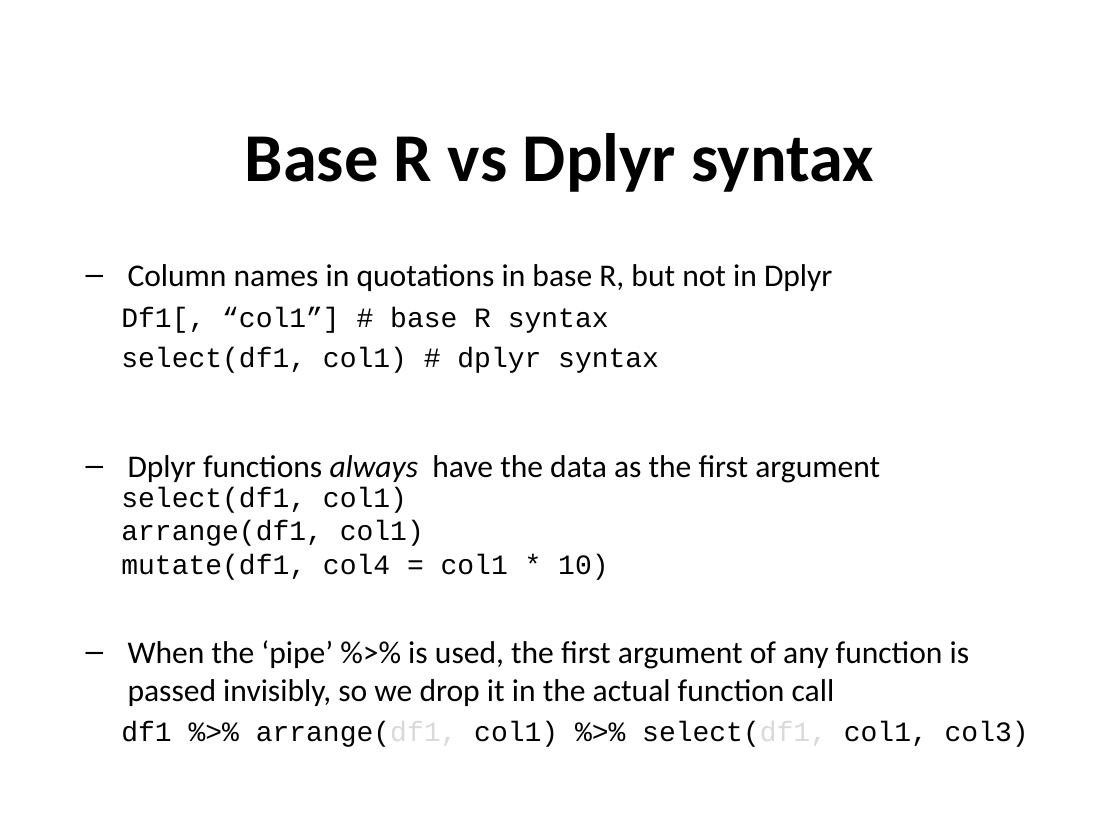
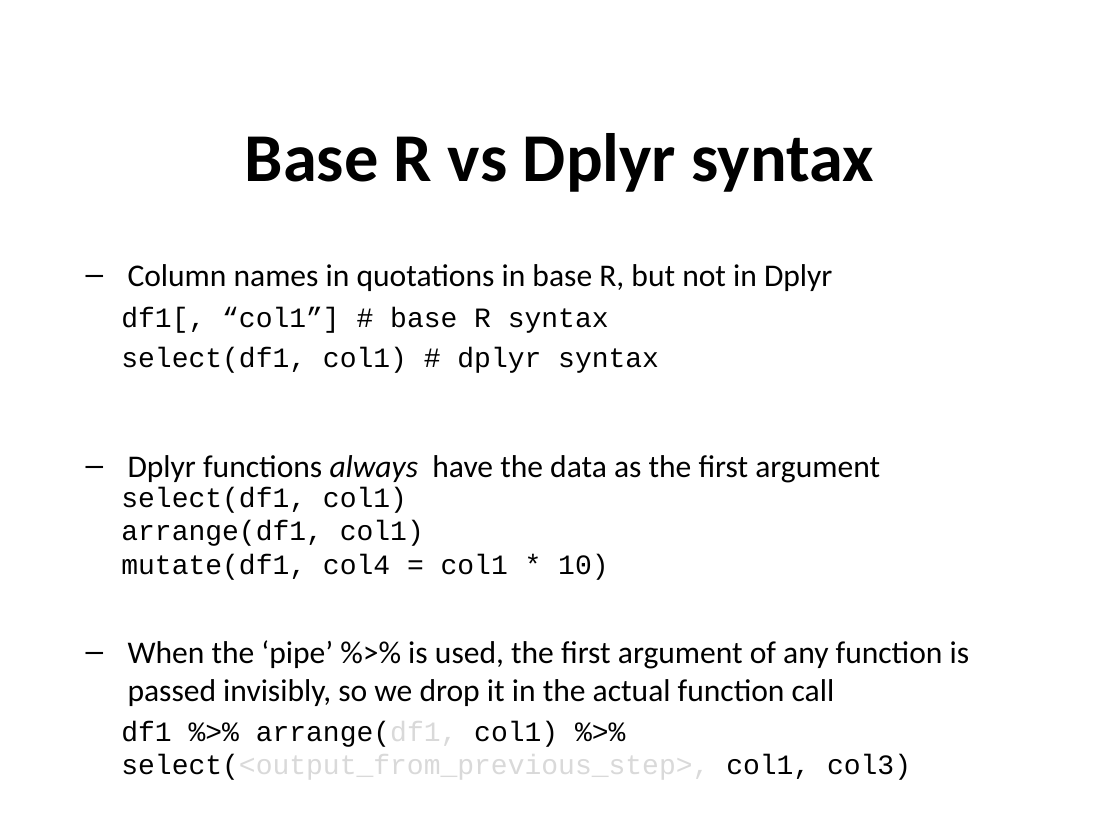
Before and after one commit to sraorao/data_analysis_visualisation_R_MT2023, a slide deck: slide 12 of powerpoint files/Session1.pptx. Drawn at 1120x840 pixels with LibreOffice and Linux fonts; fonts in the diff are those of the drawing. Boxes give left, top, right and bottom in pixels: in the first picture for what was removed or moved away, otherwise in the second. Text is boxed around its words. In the diff, an @@ line names an element or a change of style, - is before the commit and + after.

```diff
--- a/powerpoint files/Session1.pptx
+++ b/powerpoint files/Session1.pptx
@@ text at (121,307,609,333): text changed @@
-Df1[, “col1”] # base R syntax
+df1[, “col1”] # base R syntax
@@ text at (121,721,911,780): text changed @@
-df1 %>% arrange(df1, col1) %>% select(df1, col1, col3)
+df1 %>% arrange(df1, col1) %>% select(<output_from_previous_step>, col1, col3)
```
Also in this commit, not shown: 11 other files.
